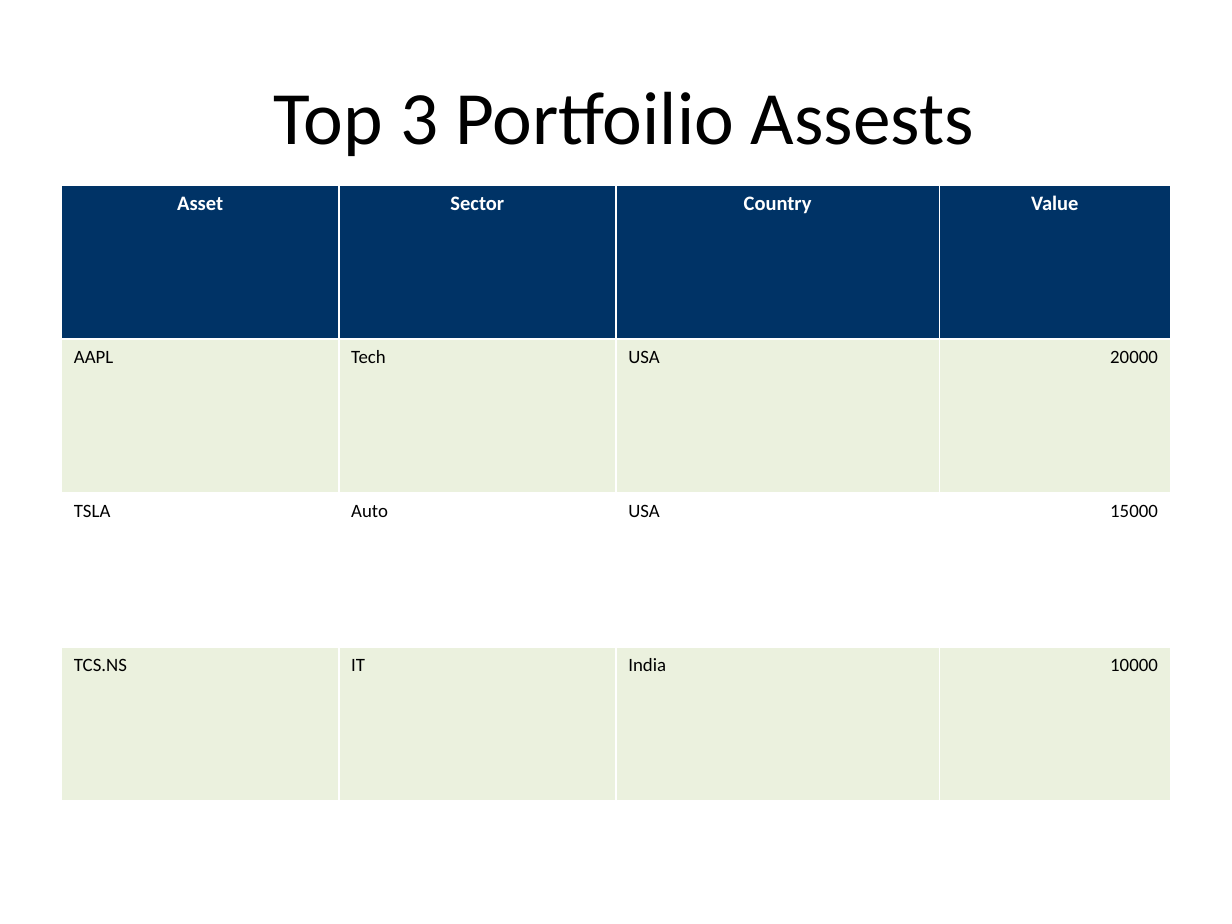
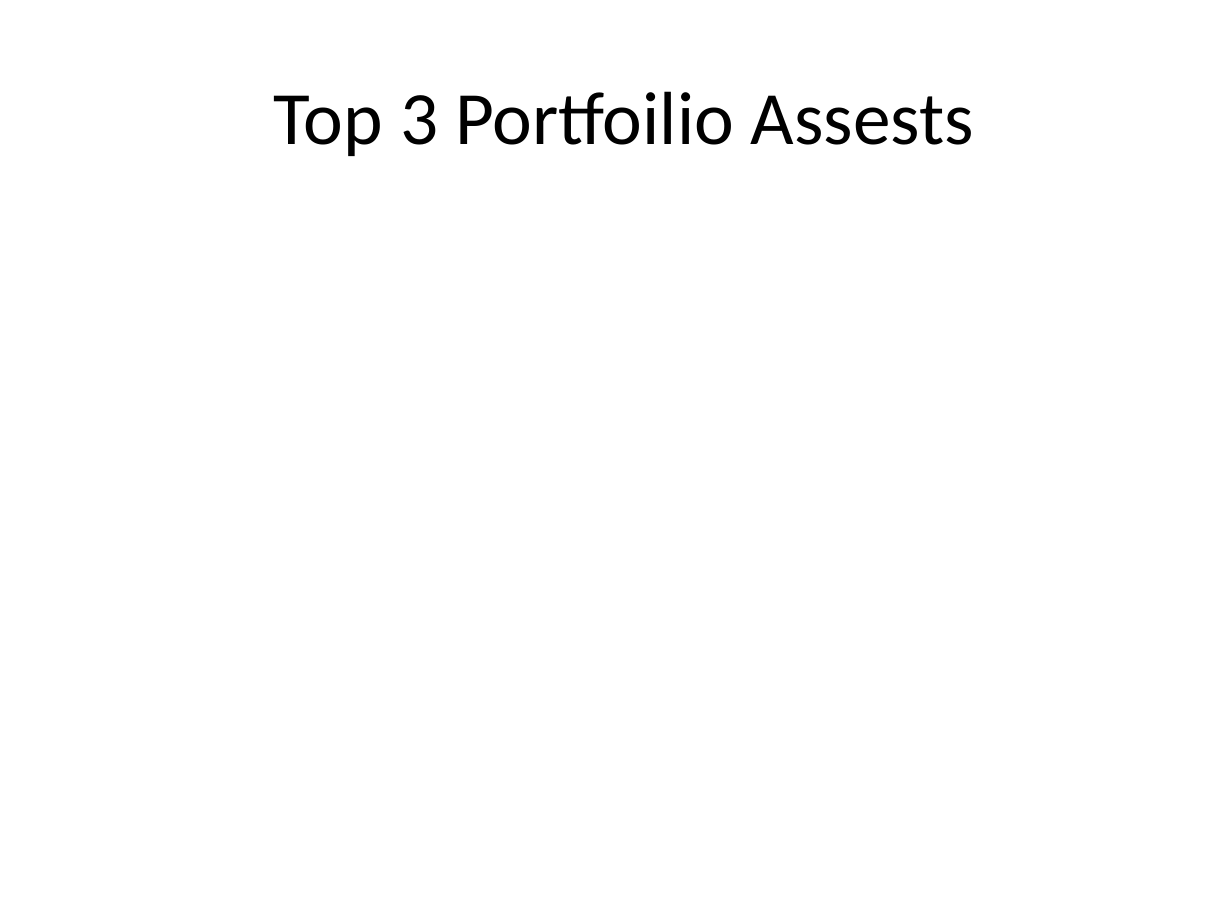
Before and after one commit to gaurav13407/FINEDECK-Excel-to-PPT-, a slide deck: slide 2 of examples/demo_PPT/output_demo.pptx. Drawn at 1232x924 pixels with LibreOffice and Linux fonts; fonts in the diff are those of the drawing. Boxes give left, top, right and bottom in pixels: in the first picture for what was removed or moved away, otherwise in the second. Text is boxed around its words. In the diff, an @@ line names an element or a change of style, - is before the commit and + after.

```diff
--- a/examples/demo_PPT/output_demo.pptx
+++ b/examples/demo_PPT/output_demo.pptx
@@ table removed at [62, 185, 1170, 801], 4 rows, 4 columns @@
-Asset | Sector | Country | Value
-AAPL | Tech | USA | 20000
-TSLA | Auto | USA | 15000
-TCS.NS | IT | India | 10000
```
Also in this commit, not shown: 1 other slide changed, 6 other files.
